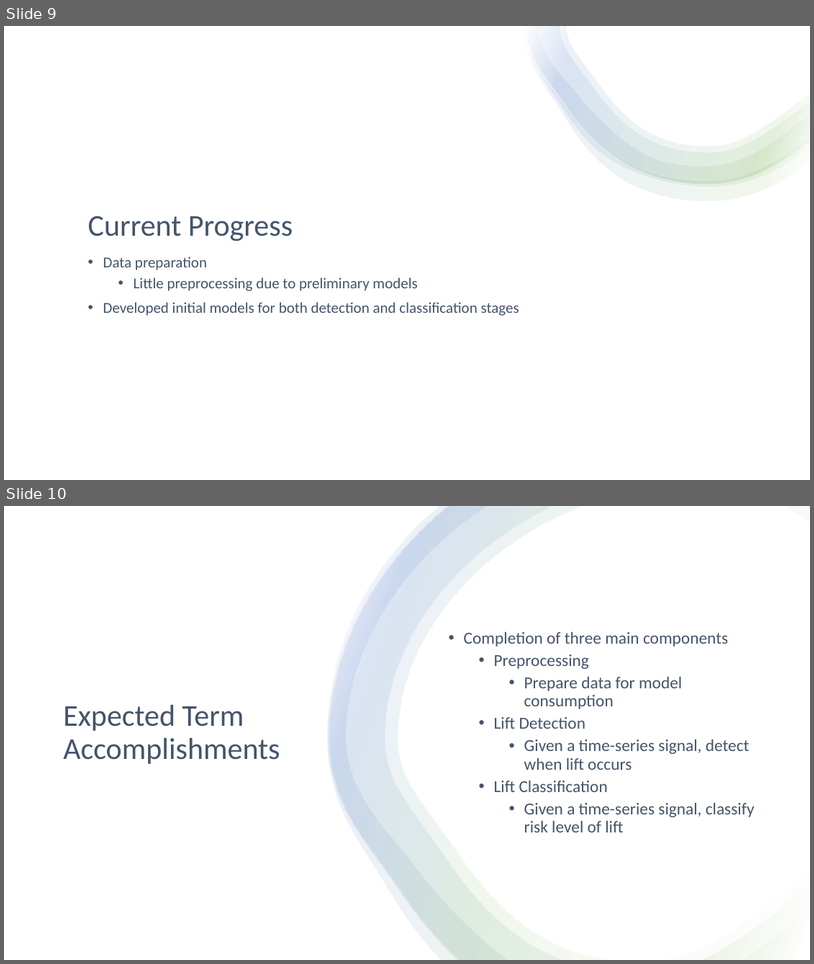
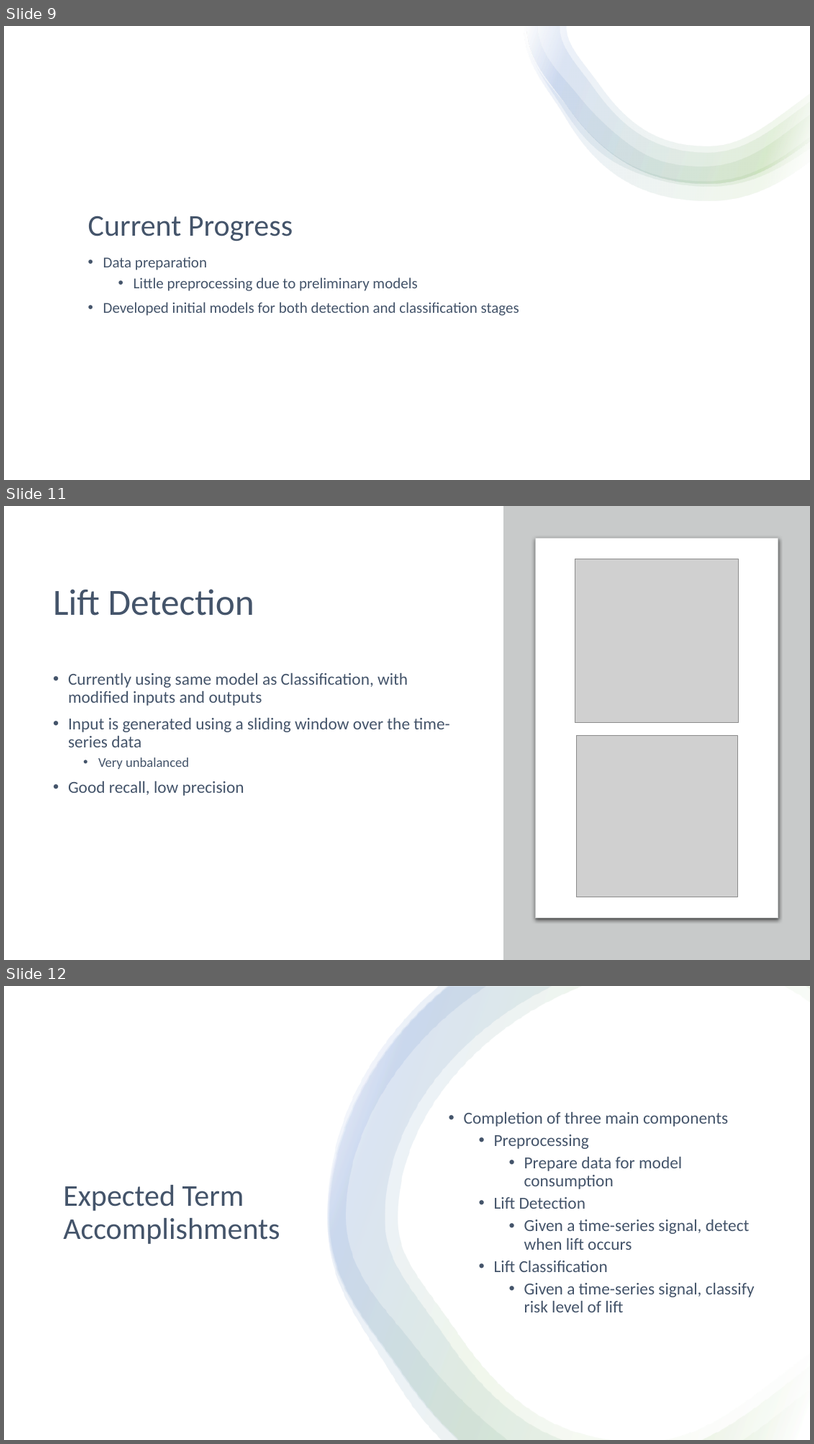
Before and after one commit to brennan-thomas/lift-risk, a slide deck: presentations/presentation.pptx. Shown one above the other, each under a label of ours: slides 9 and 10 before the commit, slides 9, 11 and 12 after it; the slides between them are not shown. The pictures are 814x964 and 814x1444 pixels, drawn with LibreOffice and Linux fonts; fonts in the diff are those of the drawing; grey boxes stand for pictures. Boxes give left, top, right and bottom in pixels: in the first picture for what was removed or moved away, otherwise in the second. Text is boxed around its words. In the diff, an @@ line names an element or a change of style, - is before the commit and + after.

```diff
--- a/presentations/presentation.pptx
+++ b/presentations/presentation.pptx
@@ slide 11 added at <box>4,506,810,960</box>, background #FFFFFF @@
@@ rectangle added at <box>504,506,810,960</box>, fill #C8CACA @@
@@ rounded rectangle added at <box>536,538,778,918</box>, fill #FFFFFF, outline #C8CACA 0.75 pt @@
@@ picture added at <box>576,559,739,723</box> @@
@@ title added at <box>53,589,255,615</box>, 44 pt, text #44546A @@
+Lift Detection
@@ text added at <box>68,673,450,795</box>, 20 pt, text #44546A @@
+• Currently using same model as Classification, with modified inputs and outputs
+• Input is generated using a sliding window over the time-series data
+  • Very unbalanced
+• Good recall, low precision
@@ picture added at <box>577,735,738,897</box> @@
@@ what was slide 10 is now slide 12 @@
```
Also in this commit, not shown: 1 other slide added.
